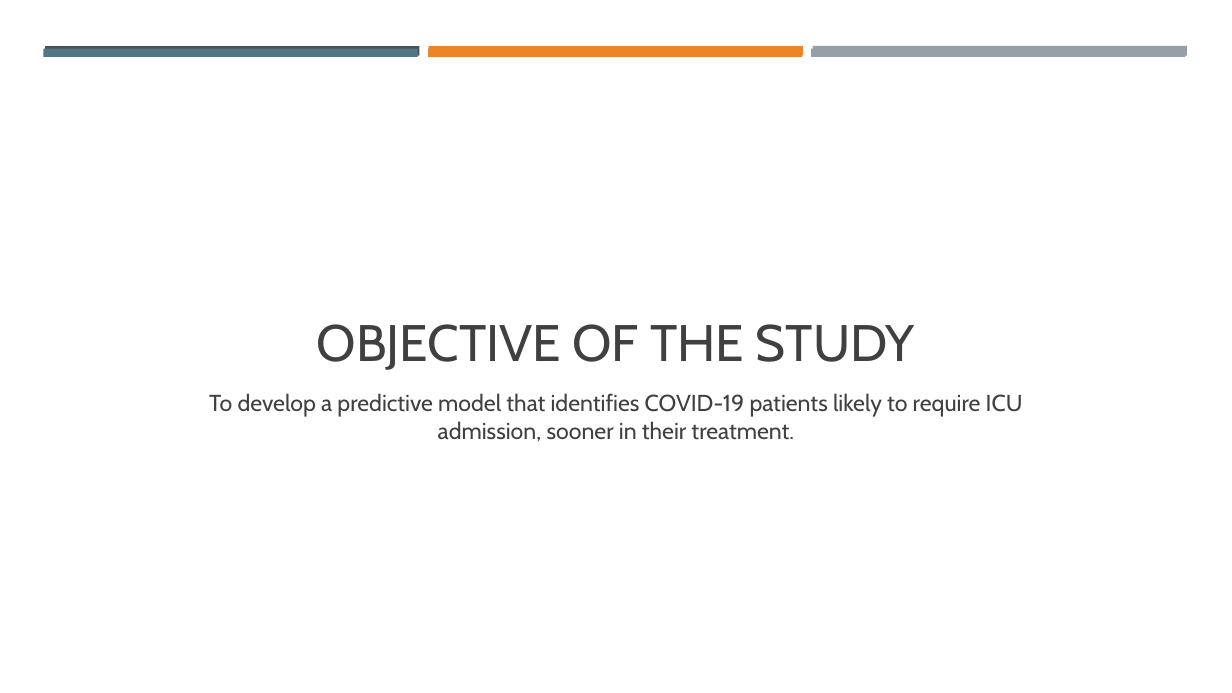
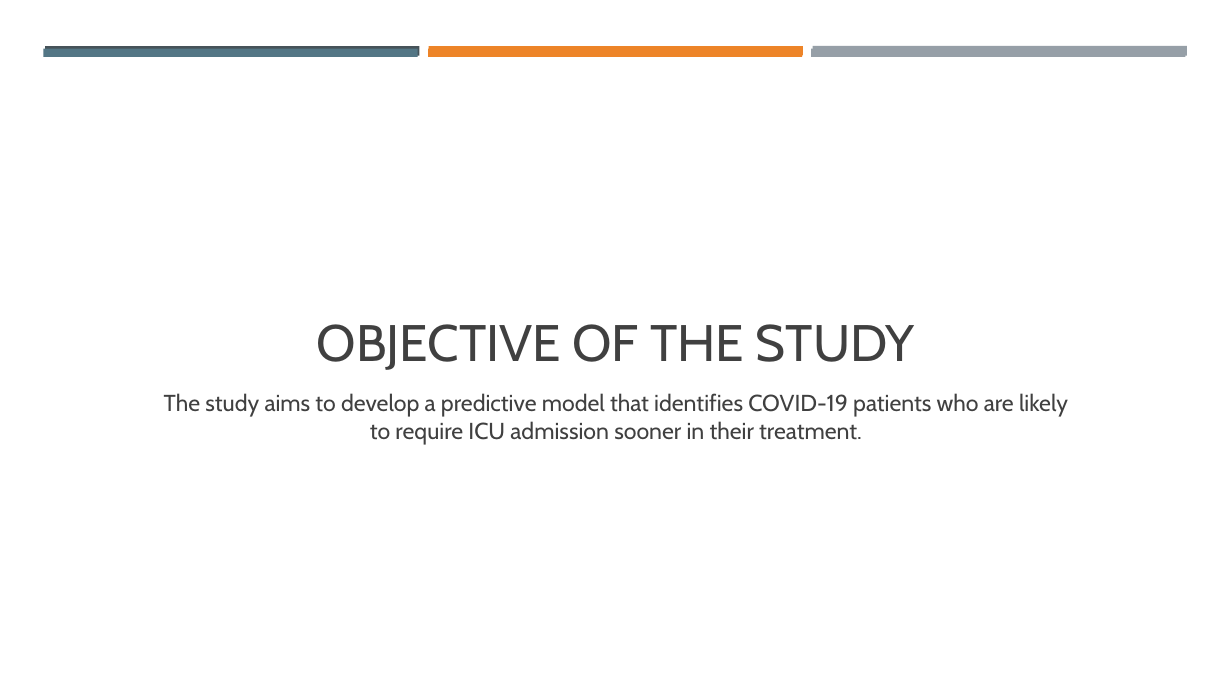
Before and after one commit to AngelicaB93/COVID_19_ICU_Admission_Data_Science_Capstone, a slide deck: slide 6 of ICU Admissions Capstone.pptx. Drawn at 1232x693 pixels with LibreOffice and Linux fonts; fonts in the diff are those of the drawing. Boxes give left, top, right and bottom in pixels: in the first picture for what was removed or moved away, otherwise in the second. Text is boxed around its words. In the diff, an @@ line names an element or a change of style, - is before the commit and + after.

Commit message:
Update ICU Admissions Capstone.pptx
updating charts

```diff
--- a/ICU Admissions Capstone.pptx
+++ b/ICU Admissions Capstone.pptx
@@ subtitle at (x1=164, y1=393, x2=1068, y2=445): text changed @@
-To develop a predictive model that identifies COVID-19 patients likely to require ICU admission, sooner in their treatment.
+The study aims to develop a predictive model that identifies COVID-19 patients who are likely to require ICU admission sooner in their treatment.
```
Also in this commit, not shown: 7 other slides changed.
